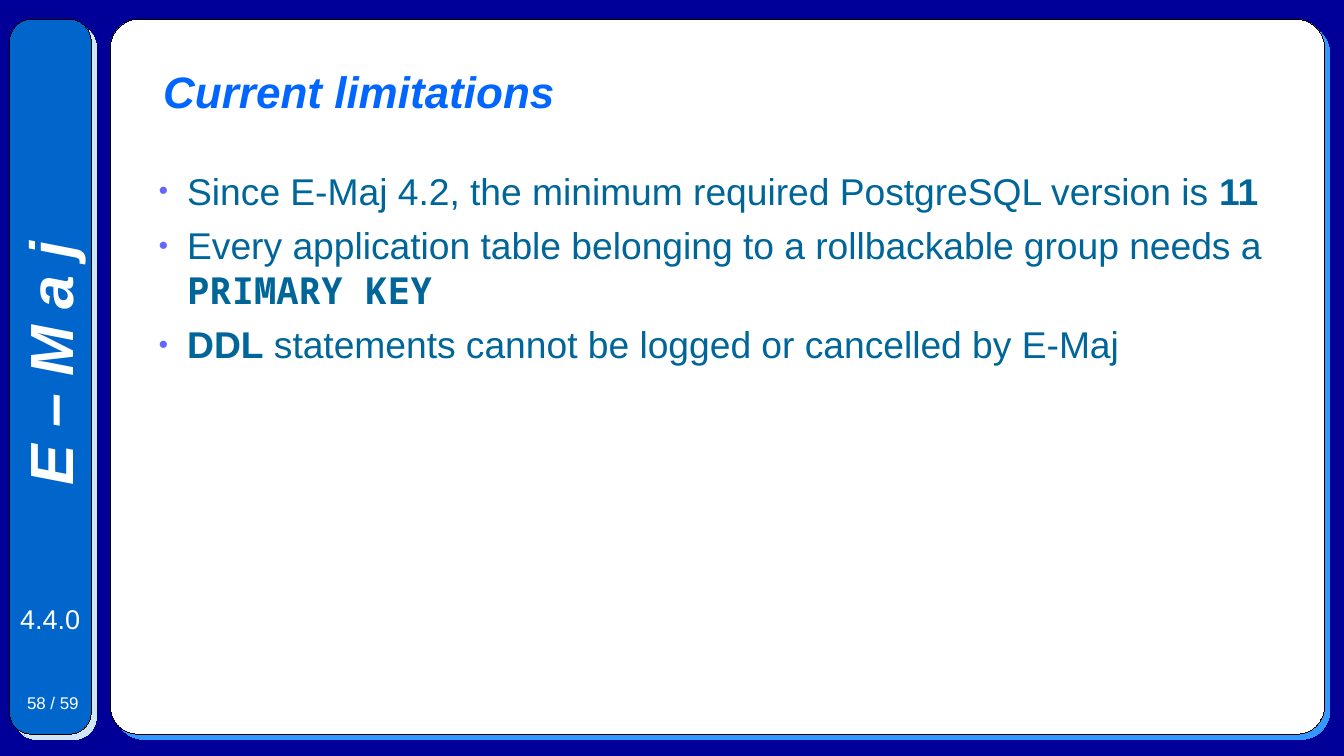
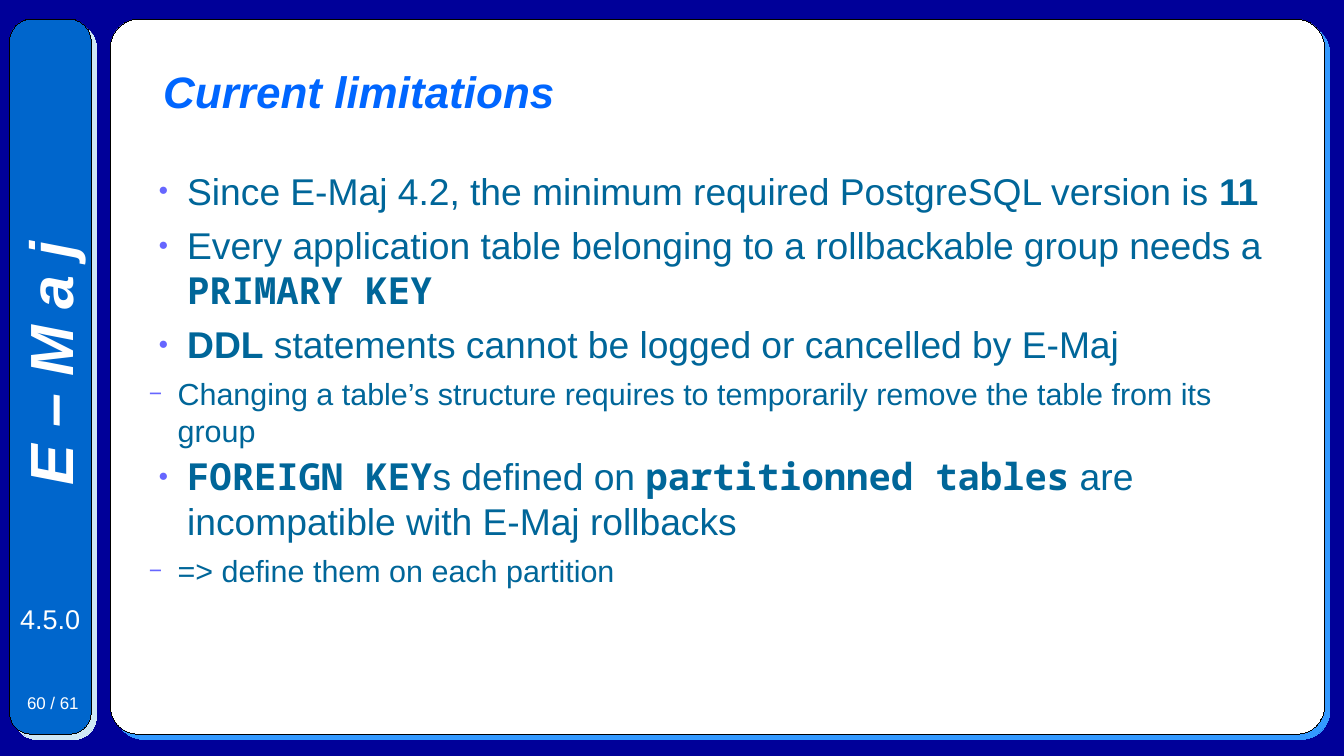
Before and after one commit to beaud76/emaj_doc, a slide deck: slide 60 of Emaj.devel_pres_en.odp (slide 58 before the commit). Drawn at 1344x756 pixels with LibreOffice and Linux fonts; fonts in the diff are those of the drawing. Boxes give left, top, right and bottom in pixels: in the first picture for what was removed or moved away, otherwise in the second. Text is boxed around its words. In the diff, an @@ line names an element or a change of style, - is before the commit and + after.

```diff
--- a/Emaj.devel_pres_en.odp
+++ b/Emaj.devel_pres_en.odp
@@ text at (178,383,1211,588): paragraphs added @@
+  − Changing a table’s structure requires to temporarily remove the table from its group
+● FOREIGN KEYs defined on partitionned tables are incompatible with E-Maj rollbacks
+  − => define them on each partition
@@ text at (20,610,80,630): text changed @@
-4.4.0
+4.5.0
@@ page number at (27,697,79,709): text changed @@
-58 / 59
+60 / 61
```
Also in this commit, not shown: 54 other slides changed, 2 slides added, 6 other files.
